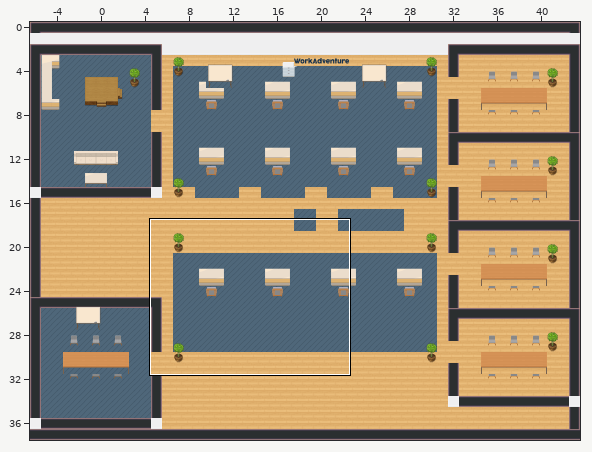
A Tiled map (JSON) gets an edit: escritorio.tmj. Above: a wide view before the commit, with the close-up outlined.
Close-up. First the earlier version:
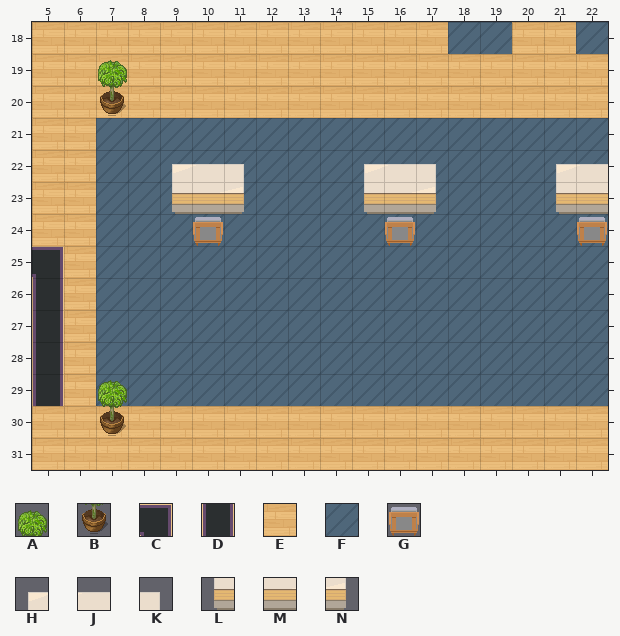
Cells are 32x32 px. Shown: x 5..22, y 18..31. The commit also changed other parts of the map, which this record leaves out. The old version is drawn lined up with the new one.
Key: from "Chunk 1": A 2, B 3, C 31, D 32, E 37, F 38, G 45, H 68, J 69, K 70, L 72, M 73, N 74.
_ is an empty cell, # one hidden under a higher layer.
Layers that did not change in this view are not listed.
Layer "floor/floor1" before, first column x 5:
18 EEEEEEEEEEEEE##EE#
19 EEEEEEEEEEEEEEEEEE
20 EEEEEEEEEEEEEEEEEE
21 EE################
22 EE################
23 EE################
24 EE################
25 #E################
26 #E################
27 #E################
28 #E################
29 #E################
30 EEEEEEEEEEEEEEEEEE
31 EEEEEEEEEEEEEEEEEE
Layer "floor/floor2" before, first column x 5:
18 _____________FF__F
19 __________________
20 __________________
21 __FFFFFFFFFFFFFFFF
22 __FFFFFFFFFFFFFFFF
23 __FFF#FFFFF#FFFFF#
24 __FFFFFFFFFFFFFFFF
25 __FFFFFFFFFFFFFFFF
26 __FFFFFFFFFFFFFFFF
27 __FFFFFFFFFFFFFFFF
28 __FFFFFFFFFFFFFFFF
29 __FFFFFFFFFFFFFFFF
30 __________________
31 __________________
Layer "furniture/furniture1" before, first column x 5:
18 __________________
19 __A_______________
20 __B_______________
21 __________________
22 ____HJK___HJK___HJ
23 ____LMN___LMN___LM
24 _____G_____G_____G
25 __________________
26 __________________
27 __________________
28 __________________
29 __A_______________
30 __B_______________
31 __________________
The result:
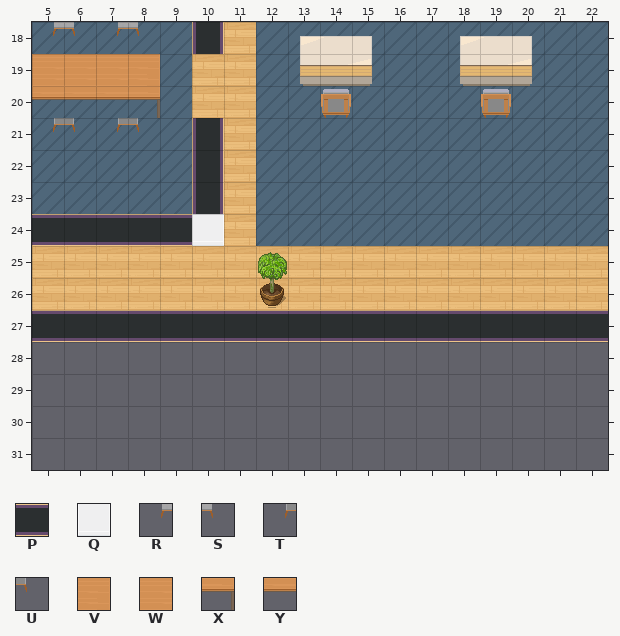
Further tiles: from "Chunk 1": P 33, Q 36, R 48, S 49, T 50, U 51, V 53, W 54, X 56, Y 57.
Diff:
map size 50x38 -> 42x28 cells (old content now starts at -6,0; both pictures use the new coordinates)
Layer "collisions":
The edit erases the tile that lay hidden in row 28 at x 5; in row 29 at x 5 and 7; in row 30 at x 7.
Layer "floor/floor1":
Tile E gives way to one hidden under a higher layer in row 27 at x 6.
The edit erases the tile that lay hidden in rows 28 to 29 at x 5 and 7 to 22.
The edit erases tile E in rows 28 to 29 at x 6; in rows 30 to 31 at x 5 to 22.
Layer "floor/floor2":
There is now tile F in row 18 at x 5 to 9, 12 to 17 and 20 to 21; in row 19 at x 9, 12 to 13, 15 to 18 and 20 to 22; in row 20 at x 5 to 9 and 12 to 22; in rows 21 to 23 at x 5 to 6.
The edit erases tile F in rows 21 to 22 at x 10 to 11; in row 23 at x 11; in row 24 at x 7 to 11; in rows 25 to 29 at x 7 to 22.
Layer "walls/walls1":
There is now tile D in row 18 at x 10; in rows 21 to 23 at x 10.
The edit turns tile D into tile P in row 27 at x 5.
There is now tile P in row 24 at x 5 to 9; in row 27 at x 6 to 22.
There is now tile Q in row 24 at x 10.
The edit erases tile C in row 25 at x 5.
The edit erases tile D in row 26 at x 5; in rows 28 to 29 at x 5.
Layer "furniture/furniture1":
There is now tile A in row 25 at x 12.
There is now tile B in row 26 at x 12.
There is now tile G in row 20 at x 14 and 19.
There is now tile H in row 18 at x 13 and 18.
There is now tile J in row 18 at x 14 and 19.
There is now tile K in row 18 at x 15 and 20.
There is now tile L in row 19 at x 13 and 18.
There is now tile M in row 19 at x 14 and 19.
There is now tile N in row 19 at x 15 and 20.
There is now tile R in row 18 at x 5 and 7.
There is now tile S in row 18 at x 6 and 8.
There is now tile T in row 21 at x 5 and 7.
There is now tile U in row 21 at x 6 and 8.
There is now tile V in row 19 at x 8.
The edit turns tile A into tile W in row 19 at x 7.
There is now tile W in row 19 at x 5 to 6.
There is now tile X in row 20 at x 8.
The edit turns tile B into tile Y in row 20 at x 7.
There is now tile Y in row 20 at x 5 to 6.
The edit erases tile A in row 29 at x 7.
The edit erases tile B in row 30 at x 7.
The edit erases tile G in row 24 at x 10, 16 and 22.
The edit erases tile H in row 22 at x 9, 15 and 21.
The edit erases tile J in row 22 at x 10, 16 and 22.
The edit erases tile K in row 22 at x 11 and 17.
The edit erases tile L in row 23 at x 9, 15 and 21.
The edit erases tile M in row 23 at x 10, 16 and 22.
The edit erases tile N in row 23 at x 11 and 17.
Pixel boxes of the changes (left, top, right, bottom) in both close-ups:
changed: (32, 22, 608, 470)
